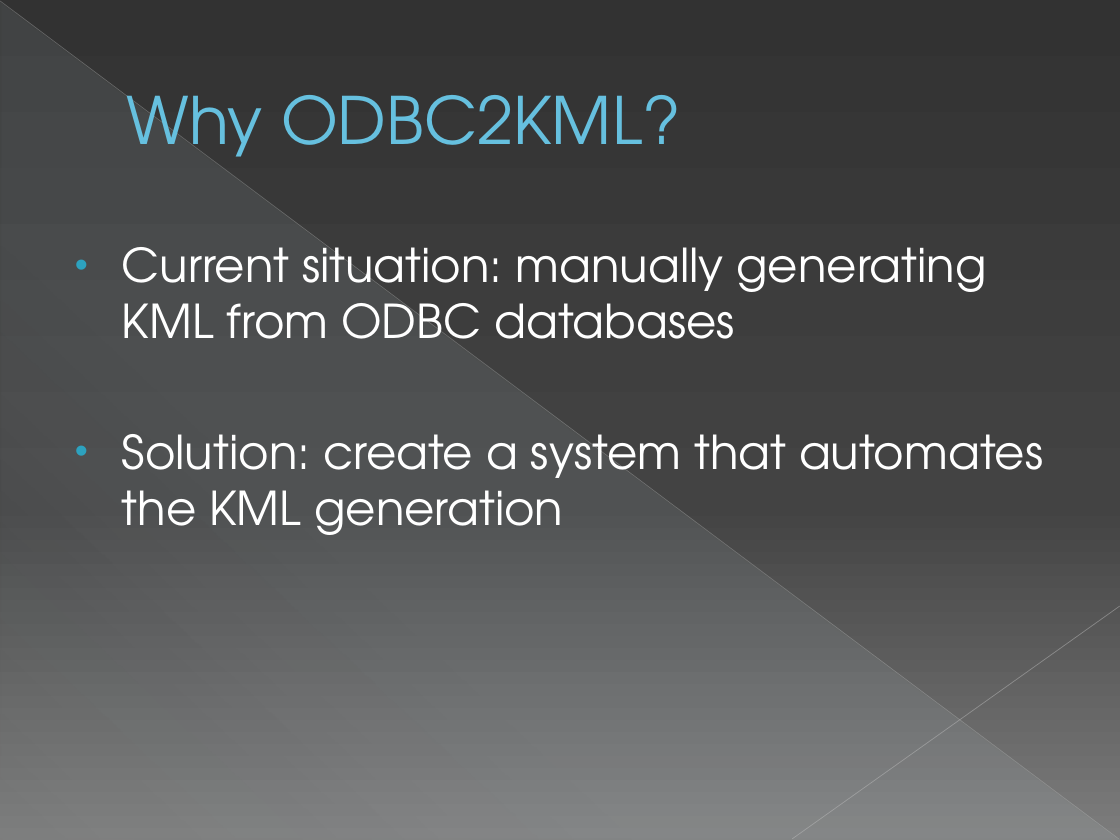
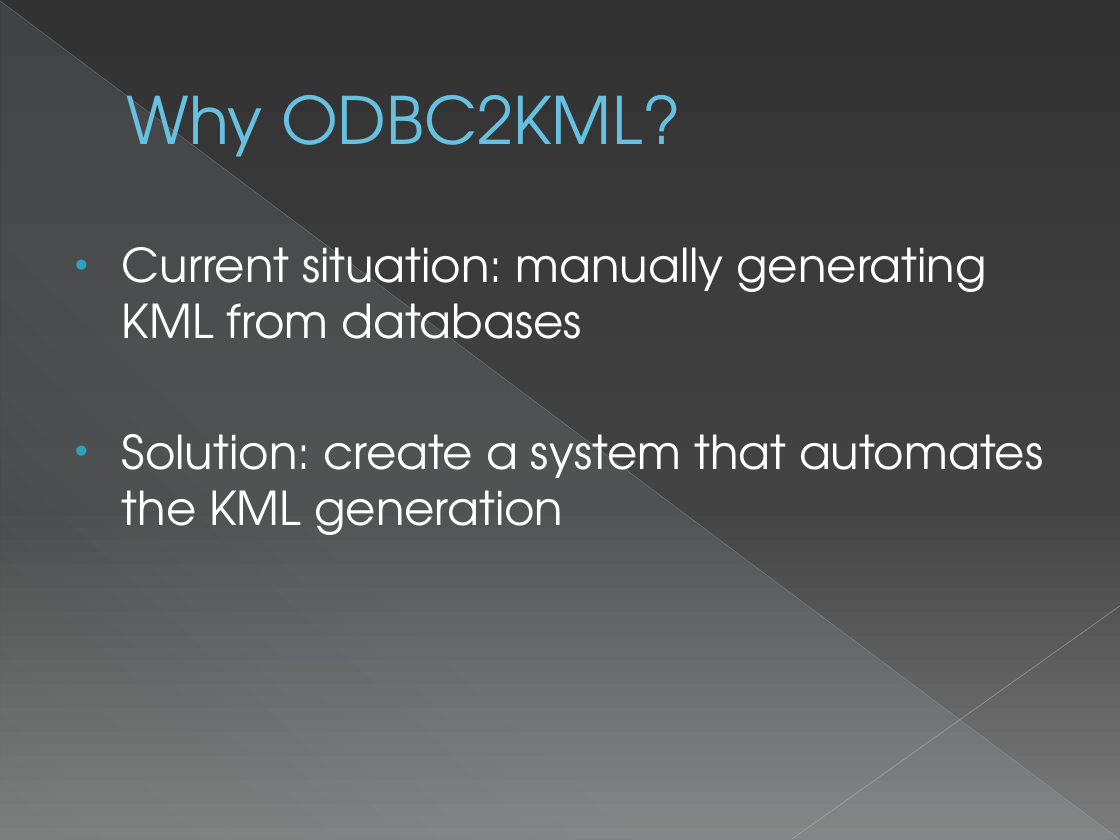
Before and after one commit to sweenr/odbc2kml, a slide deck: slide 7 of docs/ODBC2KML Demo Slides.pptx. Drawn at 1120x840 pixels with LibreOffice and Linux fonts; fonts in the diff are those of the drawing. Boxes give left, top, right and bottom in pixels: in the first picture for what was removed or moved away, otherwise in the second. Text is boxed around its words. In the diff, an @@ line names an element or a change of style, - is before the commit and + after.

```diff
--- a/docs/ODBC2KML Demo Slides.pptx
+++ b/docs/ODBC2KML Demo Slides.pptx
@@ text at bbox=[122, 236, 987, 339]: text changed @@
-• Current situation: manually generating KML from ODBC databases
+• Current situation: manually generating KML from databases
```
Also in this commit, not shown: 4 other slides changed, 1 other file.
